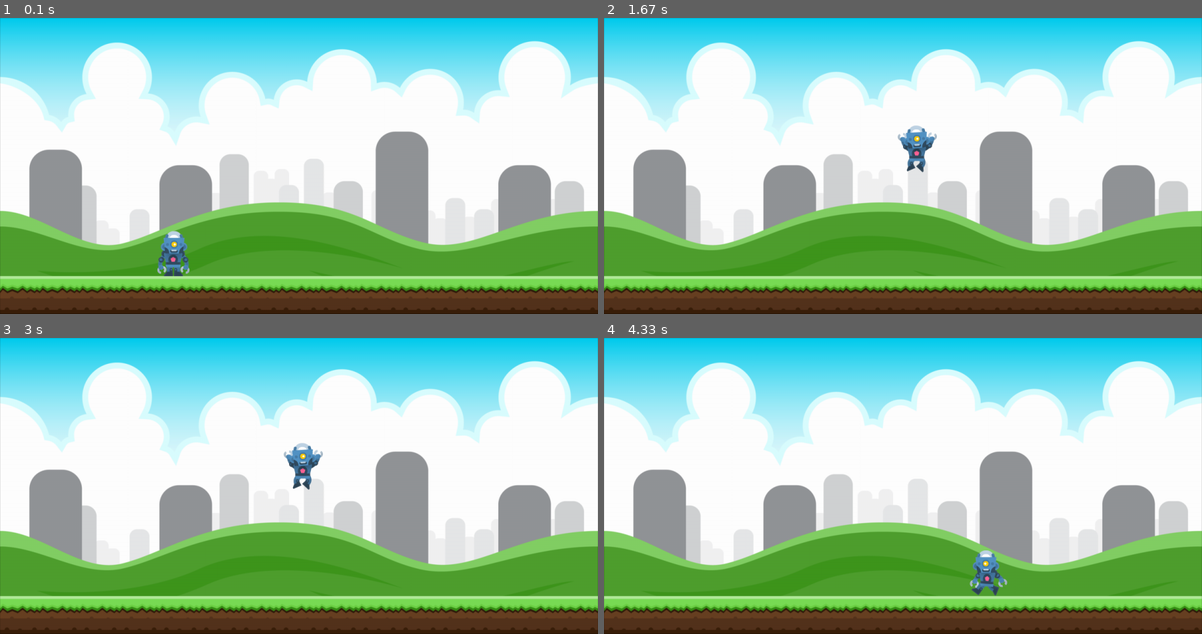
Above: before the commit, frames 1-4 (two rows, left to right).
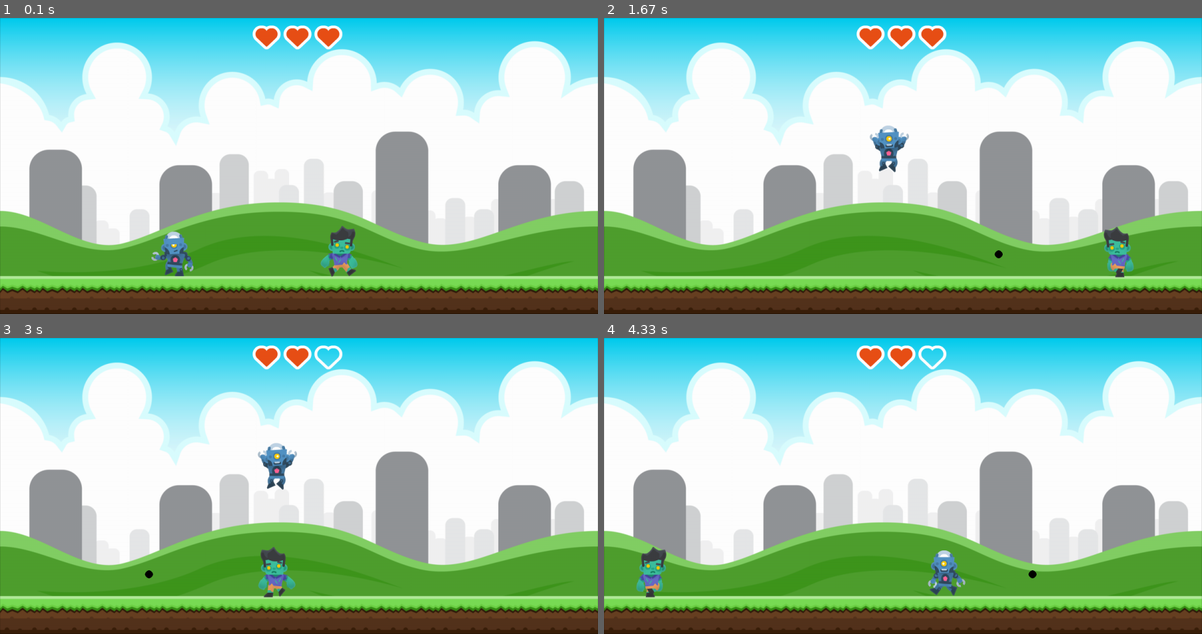
Above: after the commit, the same moments.

Repository: FlorianHeck2/codespaces-jupyter
Game: pygame game, started from pygame/pygametests.py
Same seed, same stepped clock (60 frames per second), same inputs: the game is played once before the commit and once after it.
Inputs:
- Up to frame 1 (0.1 s): no input
- Up to frame 2 (1.67 s): hold Space 0.33-0.8 s; hold Right 0.33-0.8 s; hold Right 0.83-1.3 s; tap Space at 0.9, 1.2, 1.4 s; hold Up 1.33-1.63 s
- Up to frame 3 (3 s): hold Right 1.67-2.13 s; tap Space at 1.73, 2.03, 2.23, 2.53, 2.8 s; hold Left 2.17-2.7 s; hold Up from 2.73 s (still down)
- Up to frame 4 (4.33 s): tap Space at 3.1, 3.23, 3.63, 3.93, 4.3 s; release Up at 3.13 s; hold Up 3.17-3.53 s; hold Right 3.57-4.2 s; hold Left from 4.23 s (still down)

The runs differ from the first frame. In frame 1, 1.9% of the frame differs, in the area x 25-60%, y 2-88%; in frame 2, 2.5%, in the area x 42-89%, y 2-88%; in frame 3, 2.4%; in frame 4, 2.4%.

Commit message:
game finished

Diff:
--- a/pygame/pygametests.py
+++ b/pygame/pygametests.py
@@ -8,12 +8,19 @@
 clock = pygame.time.Clock()
 pygame.display.set_caption("Pygame Tutorial")#Name der Anwendung
 
-stehen = pygame.image.load("Grafiken/stand.png")
+angriffLinks = pygame.image.load("Grafiken/angriffLinks.png")
+angriffRechts = pygame.image.load("Grafiken/angriffRechts.png")
 sprung = pygame.image.load("Grafiken/sprung.png")
 rechtsgehen = [pygame.image.load("Grafiken/rechts1.png"), pygame.image.load("Grafiken/rechts2.png"), pygame.image.load( …(239 unchanged characters)…
 linksgehen = [pygame.image.load("Grafiken/links1.png"), pygame.image.load("Grafiken/links2.png"), pygame.image.load("Gr …(230 unchanged characters)…
 sprungSound = pygame.mixer.Sound("Sounds/sprung.wav")
 sprungSound.set_volume(0.1)
+siegSound = pygame.mixer.Sound("Sounds/robosieg.wav")
+siegSound.set_volume(0.1)
+verlorenSound = pygame.mixer.Sound("Sounds/robotod.wav")
+verlorenSound.set_volume(0.1)
+sieger = pygame.image.load("Grafiken/Sieg.png")
+verlierer = pygame.image.load("Grafiken/verloren.png")
 
 class spieler:
      def __init__(self,x,y,geschw,breite,hoehe,sprungvar,richtg,schritteLinks,schritteRechts):
@@ -27,6 +34,8 @@
           self.schritteLinks = schritteLinks
           self.schritteRechts = schritteRechts
           self.sprung = False
+          self.last = [1,0]
+          self.ok = True
      def laufen(self, Liste):
         if Liste[0]:
              self.x -= self.geschw
@@ -65,27 +74,150 @@
             self.schritteLinks = 0
         if self.richtg[0]:
              screen.blit(linksgehen[self.schritteLinks//8], (self.x,self.y))
+             self.last = [1,0]
         if self.richtg[1]:
              screen.blit(rechtsgehen[self.schritteRechts//8], (self.x,self.y))
+             self.last = [0,1]
         if self.richtg[2]:
-             screen.blit(stehen, (self.x,self.y))
+             if self.last[0]:
+               screen.blit(angriffLinks, (self.x, self.y))
+             else:
+                  screen.blit(angriffRechts, (self.x, self.y))
         if self.richtg[3]:
              screen.blit(sprung, (self.x,self.y))
+class kugel:
+     def __init__(self,spX,spY,richtung,radius,farbe,geschw):
+          self.x = spX
+          self.y = spY
+          if richtung[0]:
+               self.x +=5
+               self.geschw = -1*geschw
+          elif richtung[1]:
+               self.x += 92
+               self.geschw = geschw
+          self.y += 84
+          self.radius = radius
+          self.farbe = farbe
+     def bewegen(self):
+          self.x += self.geschw
+     def zeichnen(self):
+          pygame.draw.circle(screen, self.farbe, (self.x, self.y), self.radius, 0)
+class Zombie:
+     def __init__(self, x,y,geschw,breite,hoehe,richtg,xMin,xMax):
+          self.x = x
+          self.y = y
+          self.geschw = geschw
+          self.breite=breite
+          self.hoehe = hoehe
+          self.richtg = richtg
+          self.schritteRechts = 0
+          self.schritteLinks = 0
+          self.xMin = xMin
+          self.xMax = xMax
+          self.leben = 6
+          self.linksListe = [pygame.image.load("Grafiken/l1.png"),pygame.image.load("Grafiken/l2.png"),pygame.image.load("Grafiken/l3.png"),pygame.image.load("Grafiken/l4.png"),pygame.image.load("Grafiken/l5.png"),pygame.image.load("Grafiken/l6.png"),pygame.image.load("Grafiken/l7.png"),pygame.image.load("Grafiken/l8.png")]
+          self.rechtsListe = [pygame.image.load("Grafiken/r1.png"),pygame.image.load("Grafiken/r2.png"),pygame.image.load("Grafiken/r3.png"),pygame.image.load("Grafiken/r4.png"),pygame.image.load("Grafiken/r5.png"),pygame.image.load("Grafiken/r6.png"),pygame.image.load("Grafiken/r7.png"),pygame.image.load("Grafiken/r8.png")]
+          self.ganz = pygame.image.load("Grafiken/voll.png")
+          self.halb = pygame.image.load("Grafiken/halb.png")
+          self.leer = pygame.image.load("Grafiken/leer.png")
+
+     def zZeichnen(self):
+          if self.schritteRechts == 63:
+               self.schritteRechts = 0
+          elif self.schritteLinks == 63:
+               self.schritteLinks = 0
+          if self.richtg[0]:
+               screen.blit(self.linksListe[self.schritteLinks//8], (self.x, self.y))
+          if self.richtg[1]:
+               screen.blit(self.rechtsListe[self.schritteRechts//8], (self.x, self.y))
+     def Laufen(self):
+          self.x += self.geschw
+          if self.geschw > 0:
+               self.richtg = [0,1]
+               self.schritteRechts +=1
+          else:
+               self.richtg = [1,0]
+               self.schritteLinks += 1
+     def hinHer(self):
+          if self.x > self.xMax:
+               self.geschw *= -1
+          elif self.x < self.xMin:
+               self.geschw *= -1
+          self.Laufen()
+     def herzen(self):
+          if self.leben >=2:
+               screen.blit(self.ganz, (507,15))#Koordinate oben links
+               if self.leben >= 4:
+                    screen.blit(self.ganz, (569, 15))
+                    if self.leben == 6:
+                         screen.blit(self.ganz, (631,15))
+                    elif self.leben == 5:
+                         screen.blit(self.halb, (631,15))
+               elif self.leben == 3:
+                    screen.blit(self.halb, (569, 15))
+          elif self.leben == 1:
+               screen.blit(self.halb, (507,15))
+
+          if self.leben <= 0:
+               screen.blit(self.leer, (507,15))
+          if self.leben <= 2:
+               screen.blit(self.leer, (569, 15))
+          if self.leben <= 4:
+               screen.blit(self.leer, (631,15))
 
 def zeichnen():
-        global schritteLinks, schritteRechts #Zugriff als globale Variable und nicht klassenintern
+          global schritteLinks, schritteRechts, gewonnen, verloren #Zugriff als globale Variable und nicht klassenintern
         #screen.fill((0,0,0)) #Faerbt Bildschirm --> Spileer bewegt sich
-        screen.blit(hintergrund, (0,0))
+          screen.blit(hintergrund, (0,0))
+          for k in kugeln:
+           k.zeichnen()
         #pygame.draw.rect(screen, (0,0,255), (x,y,breite,hoehe))#spielfigur
-        spieler1.spZeichnen()
-
-        pygame.display.update()
+          spieler1.spZeichnen()
+          zombie1.zZeichnen()
+          zombie1.herzen()
+
+          if gewonnen:
+             screen.blit(sieger, (0,0))
+          elif verloren:
+             screen.blit(verlierer, (0,0))
+          pygame.display.update()
+
+def kugelhandler():
+     global kugeln
+     for k in kugeln:
+         if k.x >= 0 and k.x <= 1200:
+              k.bewegen()
+         else:
+              kugeln.remove(k)
+def Kollision():
+     global kugeln, verloren, gewonnen, go
+     zombieRechteck = pygame.Rect(zombie1.x+18, zombie1.y+24, zombie1.breite-36, zombie1.hoehe-24)#+18 weil unsichtbarer Bildteil von 18 px
+     spielerRechteck =pygame.Rect(spieler1.x+18, spieler1.y+36, spieler1.breite-36, spieler1.hoehe-36)
+
+     for k in kugeln:
+          kugelRechteck = pygame.Rect(k.x-k.radius, k.y-k.radius, k.radius*2, k.radius*2)
+          if zombieRechteck.colliderect(kugelRechteck):
+               kugeln.remove(k)
+               zombie1.leben -= 1
+               if zombie1.leben <= 0 and not verloren:
+                    gewonnen = True
+                    pygame.mixer.Sound.play(siegSound)
+                    screen.blit(sieger,(0,0))
+                    go = False
+     if zombieRechteck.colliderect(spielerRechteck):
+          verloren = True
+          gewonnen = False
+          pygame.mixer.Sound.play(verlorenSound)
+          screen.blit(verlierer,(0,0))
+          go = False
 
 linkeWand = pygame.draw.rect(screen, (0,0,0), (0,0,2,600), 0)
 rechteWand = pygame.draw.rect(screen, (0,0,0), (1199,0,2,600), 0)
-
-spieler1 = spieler(300,391,5,96,128,-16,[0,0,1,0],0,0)
-
+spieler1 = spieler(300,391,4,96,128,-16,[0,0,1,0],0,0)
+zombie1 = Zombie(600, 393, 6, 96, 128, [0,0,1,0], 40, 1090)
+verloren = False
+gewonnen = False
+kugeln = []
 go = True
 #[links, rechts, stand, sprung]
 #richtg = [0, 0, 0, 0]
@@ -109,6 +241,22 @@
         spieler1.sprungSetzen()
     spieler1.springen()
 
-
+    if gedrueckt[pygame.K_SPACE]:
+         if len(kugeln) <= 0 and spieler1.ok:
+              kugeln.append(kugel(round(spieler1.x), round(spieler1.y), spieler1.last, 8, (0,0,0),7))
+         spieler1.ok = False
+    else:
+         spieler1.ok = True
+
+
+    kugelhandler()
+    zombie1.hinHer()
+    Kollision()
     zeichnen()
     clock.tick(60)#Anzahl FPS
+
+while True:
+     screen.blit(verlierer, (0,0))
+     for event in pygame.event.get():
+          if event.type == pygame.QUIT: sys.exit()
+     zeichnen()
Renamed: pygame/Grafiken/Sieg.png -> Grafiken/Sieg.png
Renamed: pygame/Grafiken/angriffLinks.png -> Grafiken/angriffLinks.png
Renamed: pygame/Grafiken/angriffRechts.png -> Grafiken/angriffRechts.png
Renamed: pygame/Grafiken/halb.png -> Grafiken/halb.png
Renamed: pygame/Grafiken/hintergrund.png -> Grafiken/hintergrund.png
Renamed: pygame/Grafiken/l1.png -> Grafiken/l1.png
Renamed: pygame/Grafiken/l2.png -> Grafiken/l2.png
Renamed: pygame/Grafiken/l3.png -> Grafiken/l3.png
Renamed: pygame/Grafiken/l4.png -> Grafiken/l4.png
Renamed: pygame/Grafiken/l5.png -> Grafiken/l5.png
Renamed: pygame/Grafiken/l6.png -> Grafiken/l6.png
Renamed: pygame/Grafiken/l7.png -> Grafiken/l7.png
(and 34 more such lines)
